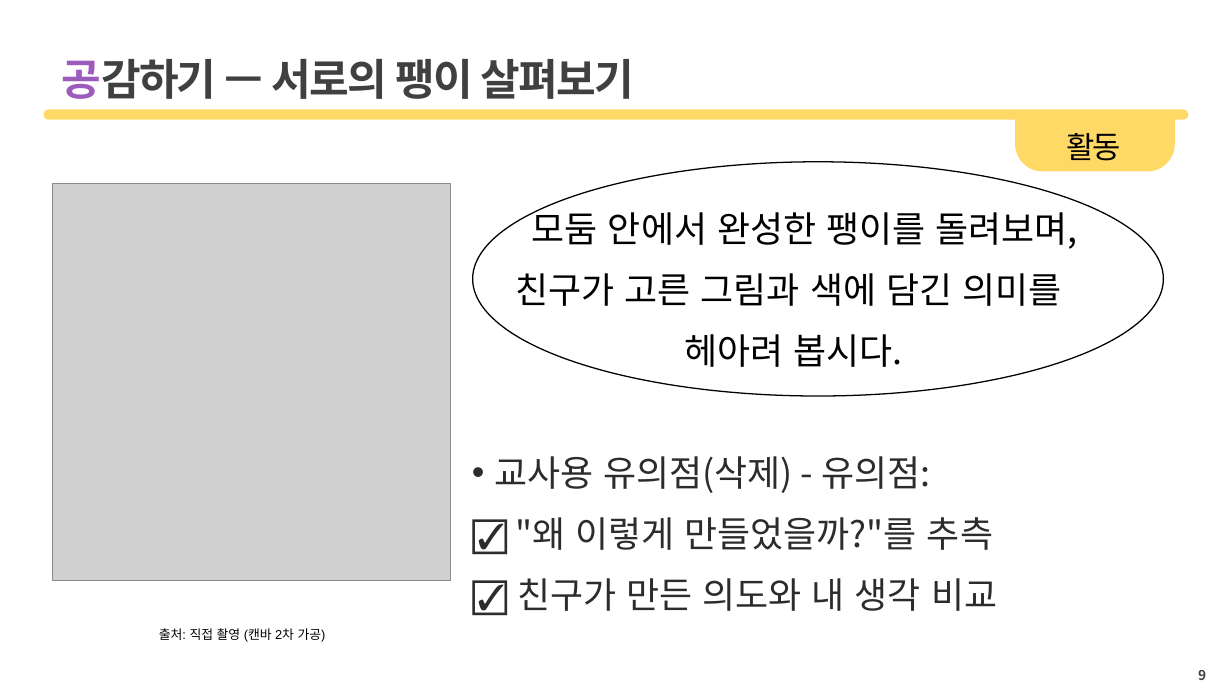
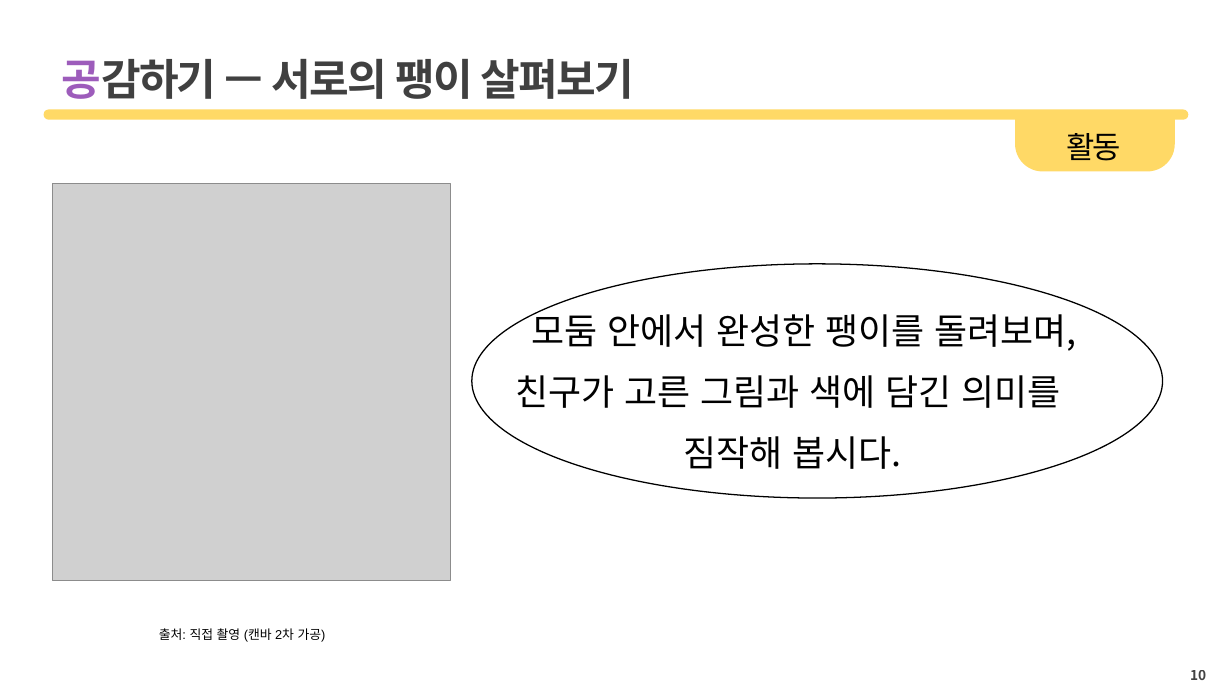
Before and after one commit to biossam/humanskill_art, a slide deck: slide 10 of files/demo/1.pptx (slide 9 before the commit). Drawn at 1232x693 pixels with LibreOffice and Linux fonts; fonts in the diff are those of the drawing; grey boxes stand for pictures; background and template pictures are left out. Boxes give left, top, right and bottom in pixels: in the first picture for what was removed or moved away, otherwise in the second. Text is boxed around its words. In the diff, an @@ line names an element or a change of style, - is before the commit and + after.

```diff
--- a/files/demo/1.pptx
+++ b/files/demo/1.pptx
@@ ellipse: place and size @@
-ellipse at <box>473,162,1165,396</box>
+ellipse at <box>472,264,1164,499</box>
@@ text "모둠 안에서 완성한 팽이를 돌려보며,": place and size @@
-text "모둠 안에서 완성한 팽이를 돌려보며," at <box>494,206,1077,611</box>
+text "모둠 안에서 완성한 팽이를 돌려보며," at <box>515,308,1076,469</box>
@@ text at <box>684,436,902,469</box>: text changed; text colour #2C2C2A to #000000 @@
-헤아려 봅시다.
-• 교사용 유의점(삭제) - 유의점:
-☑ "왜 이렇게 만들었을까?"를 추측
-☑ 친구가 만든 의도와 내 생각 비교
+짐작해 봅시다.
@@ page number at <box>1190,670,1206,680</box>: text changed @@
-9
+10
```
Also in this commit, not shown: 3 other slides changed, 1 slide added, 11 other files.
